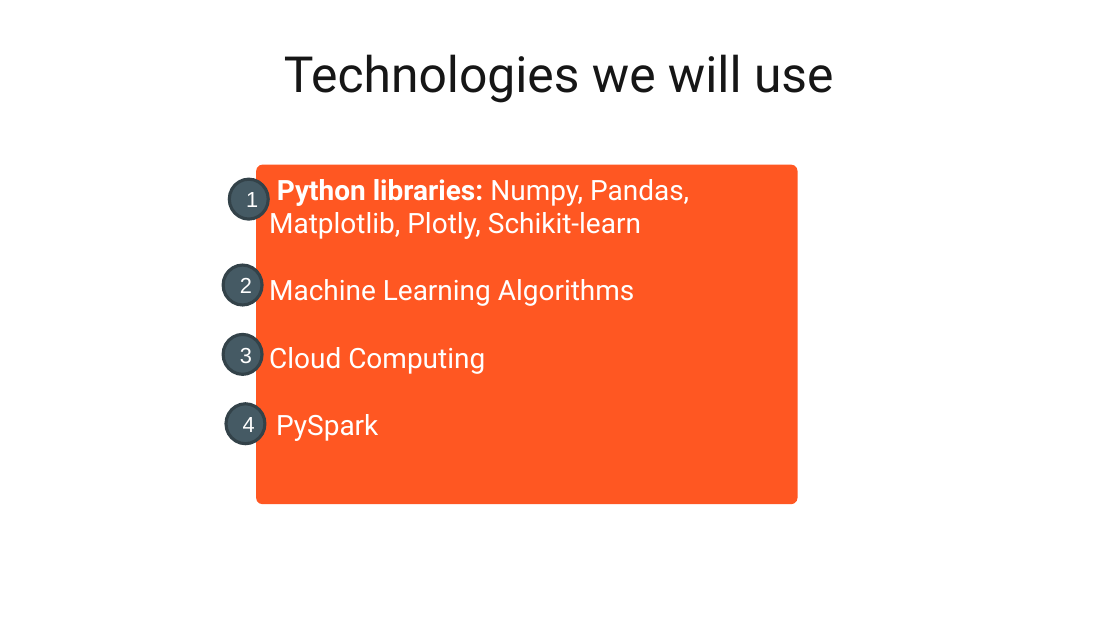
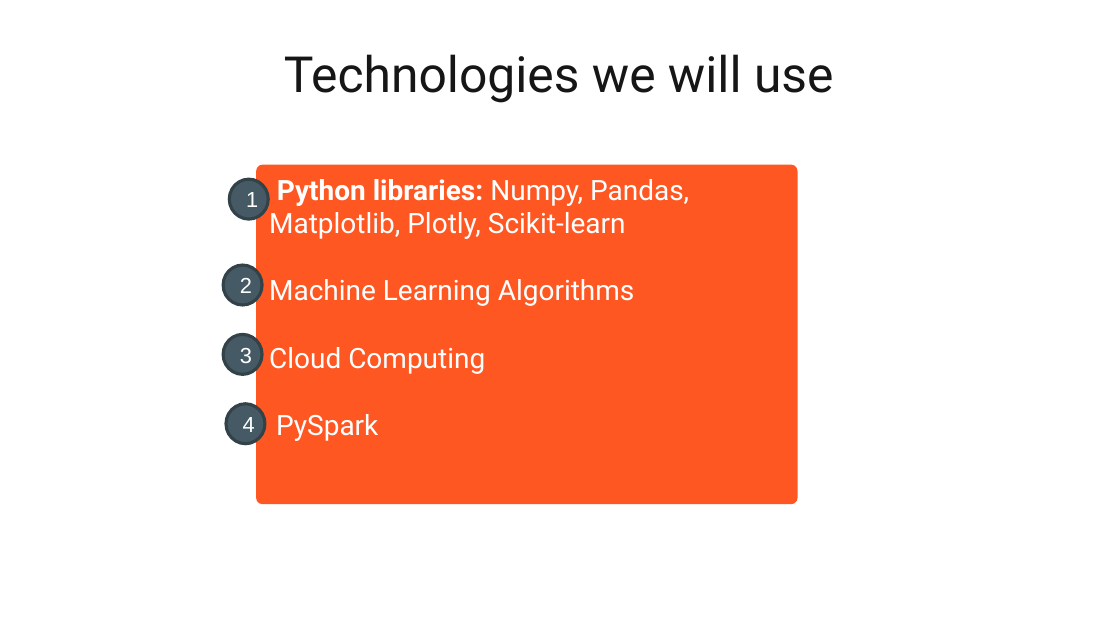
Before and after one commit to Distributed-and-scalable/Netflix-Recommendation-System, a slide deck: slide 7 of Pitch Deck Template_GROUP4.pptx. Drawn at 1120x630 pixels with LibreOffice and Linux fonts; fonts in the diff are those of the drawing. Boxes give left, top, right and bottom in pixels: in the first picture for what was removed or moved away, otherwise in the second. Text is boxed around its words. In the diff, an @@ line names an element or a change of style, - is before the commit and + after.

```diff
--- a/Pitch Deck Template_GROUP4.pptx
+++ b/Pitch Deck Template_GROUP4.pptx
@@ text in rounded rectangle at <box>269,179,689,239</box>: text changed @@
-Python libraries: Numpy, Pandas, Matplotlib, Plotly, Schikit-learn
+Python libraries: Numpy, Pandas, Matplotlib, Plotly, Scikit-learn
```
Also in this commit, not shown: 3 other slides changed.
